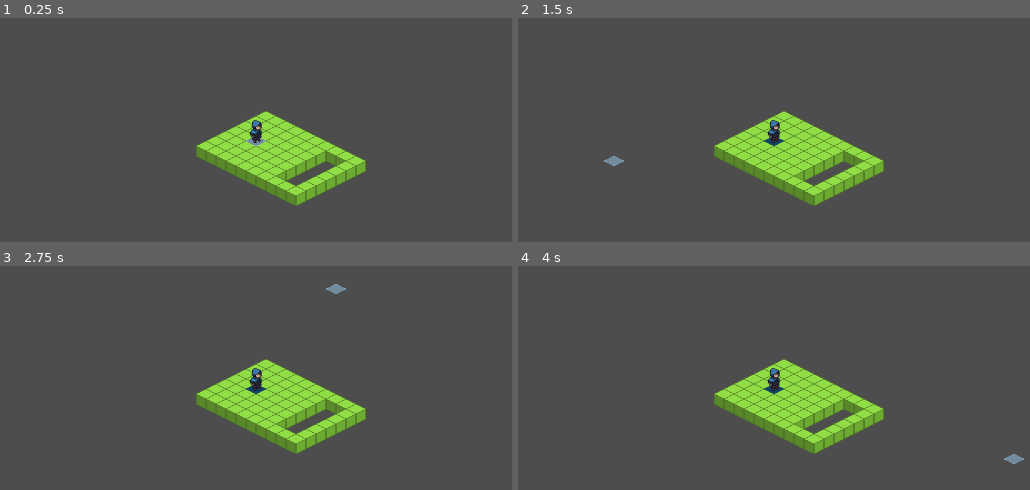
Above: before the commit, frames 1-4 (two rows, left to right).
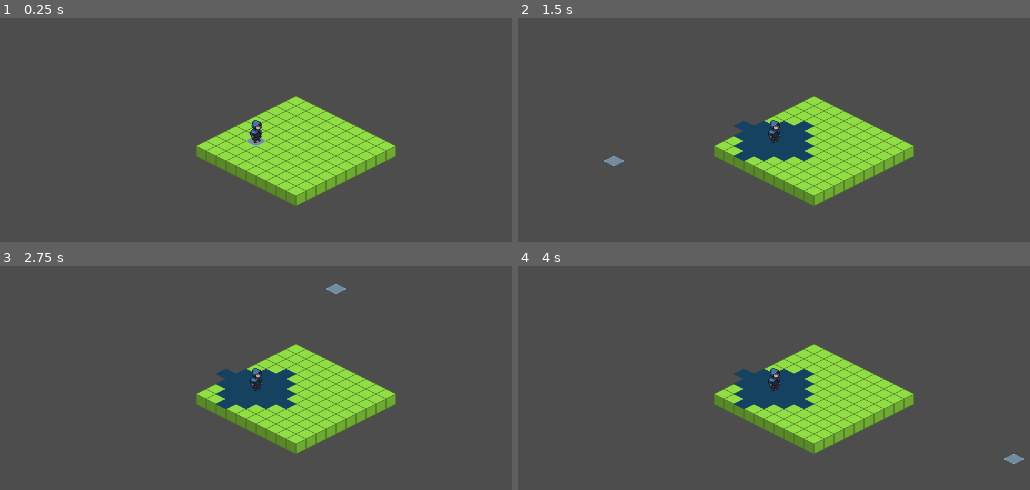
Above: after the commit, the same moments.

Repository: mprads/Tactics
Game: Godot game, scene res://scenes/main.tscn
Same seed, same stepped clock (60 frames per second), same inputs: the game is played once before the commit and once after it.
Inputs (mouse positions are in pixels of both pictures, inside the frame that each line leads up to):
- Up to frame 1 (0.25 s): no input
- Up to frame 2 (1.5 s): tap Enter at 0.5 s; move the mouse to (948, 118) at 0.52 s; press the mouse at (948, 118) at 0.53 s; right-click (948, 118) at 0.8 s; tap Space at 1.25 s; move the mouse to (615, 163) at 1.27 s; release the mouse at (615, 163) at 1.28 s; right-click (615, 163) at 1.35 s
- Up to frame 3 (2.75 s): click (97, 411) at 1.55 s; tap Enter at 2 s; move the mouse to (337, 290) at 2.02 s; press the mouse at (337, 290) at 2.03 s; right-click (337, 290) at 2.3 s
- Up to frame 4 (4 s): tap Space at 2.75 s; move the mouse to (733, 478) at 2.77 s; release the mouse at (733, 478) at 2.78 s; right-click (733, 478) at 2.85 s; click (733, 478) at 3.05 s; tap Enter at 3.5 s; move the mouse to (1014, 456) at 3.52 s; press the mouse at (1014, 456) at 3.53 s; right-click (1014, 456) at 3.8 s

The runs differ from the first frame. In frame 1, 3.7% of the frame differs, in the area x 51-78%, y 34-75%; in frame 2, 5.8%, in the area x 42-78%, y 34-75%; in frame 3, 5.8%; in frame 4, 5.8%.

Commit message:
Created flood fill method to fill hover layer equal to max distance

Diff:
--- a/scenes/controllers/event_controller.gd
+++ b/scenes/controllers/event_controller.gd
@@ -12,7 +12,7 @@
 func _input(event) -> void:
 	if event.is_action_pressed("show_moveable") && unit_action_controller.get_selected_unit() != null:
 		var player = unit_action_controller.get_selected_unit()
-		tile_controller.show_moveable_tiles(player.global_position)
+		tile_controller.flood_fill_hover_tiles(player.global_position, player.get_move_distance())
 
 	if event.is_action_pressed("move") && unit_action_controller.get_selected_unit() != null:
 		var player = unit_action_controller.get_selected_unit()
@@ -22,3 +22,4 @@
 		var id_path = navigation_controller.create_id_path(mouse_position, player.global_position)
 		var world_path = navigation_controller.convert_id_path_to_world_positions(id_path)
 		player.set_path(world_path)
+		tile_controller.clear_layer("hover_layer")
--- a/scenes/controllers/tile_controller.gd
+++ b/scenes/controllers/tile_controller.gd
@@ -16,6 +16,8 @@
 
 var last_mouse_pos: Vector2
 
+const DIRECTIONS = [Vector2i.LEFT, Vector2i.RIGHT, Vector2i.UP, Vector2i.DOWN]
+
 func _physics_process(delta: float) -> void:
 	var mouse_pos = get_global_mouse_position()
 
@@ -26,9 +28,46 @@
 	update_mouse_hover(mouse_pos)
 
 
+func flood_fill_hover_tiles(pos: Vector2, max_distance: int) -> void:
+	var starting_pos: Vector2i = tile_map.local_to_map(pos)
+	var tiles: Array[Vector2i] = []
+	var stack: Array[Vector2i] = [starting_pos]
 
-func show_moveable_tiles(player_pos: Vector2) -> void:
-	tile_map.set_cell(hover_layer, tile_map.local_to_map(player_pos), hover_source, move_atlas)
+	while not stack.is_empty():
+		var current_tile: Vector2i = stack.pop_back()
+
+		# Need to figure out how to check bounds of ground layer
+		if current_tile in tiles:
+			continue
+
+		var difference: Vector2i = (current_tile - starting_pos).abs()
+		var distance: int = int(difference.x + difference.y)
+		if distance > max_distance:
+			continue
+
+		tiles.append(current_tile)
+
+		for direction in DIRECTIONS:
+			var next_tile: Vector2i = current_tile + direction
+			#once figured out grid data storing check if occupied
+			if next_tile in tiles:
+				continue
+
+			stack.append(next_tile)
+	for tile in tiles:
+		tile_map.set_cell(hover_layer, tile, hover_source, move_atlas)
+
+
+
+
+func clear_layer(layer_name: String) -> void:
+	match layer_name:
+		"ground_layer":
+			tile_map.clear_layer(ground_layer)
+		"hover_layer":
+			tile_map.clear_layer(hover_layer)
+		"mouse_layer":
+			tile_map.clear_layer(mouse_layer)
 
 
 func update_mouse_hover(mouse_pos: Vector2) -> void:
--- a/scenes/main.tscn
+++ b/scenes/main.tscn
@@ -10,7 +10,7 @@
 [node name="Main" type="Node2D"]
 
 [node name="TileMap" parent="." instance=ExtResource("1_ciivq")]
-layer_0/tile_data = PackedInt32Array(0, 0, 0, -65536, 0, 0,  …(745 unchanged characters)… 6602, 0, 0, -196603, 0, 0, -196604, 0, 0)
+layer_0/tile_data = PackedInt32Array(0, 0, 0, -65536, 0, 0,  …(745 unchanged characters)… 6602, 0, 0, -196603, 0, 0, -196604, 0, 0, 131076, 0, 0, 65540, 0, 0, 4, 0, 0, -65532, 0, 0, -131068, 0, 0, -131067, 0, 0, -65531, 0, 0, 5, 0, 0, 65541, 0, 0, 131077, 0, 0, -196611, 0, 0, -262147, 0, 0, -327683, 0, 0, -327682, 0, 0, -327681, 0, 0, -393216, 0, 0, -393215, 0, 0, -393214, 0, 0, -393213, 0, 0, -393212, 0, 0, -393211, 0, 0, -393210, 0, 0, -327674, 0, 0, -262138, 0, 0, -262139, 0, 0, -262140, 0, 0, -262141, 0, 0, -262142, 0, 0, -262143, 0, 0, -262144, 0, 0, -196609, 0, 0, -196610, 0, 0, -262146, 0, 0, -262145, 0, 0, -327680, 0, 0, -327679, 0, 0, -327678, 0, 0, -327677, 0, 0, -327676, 0, 0, -327675, 0, 0)
 
 [node name="Controllers" type="Node" parent="."]
 
